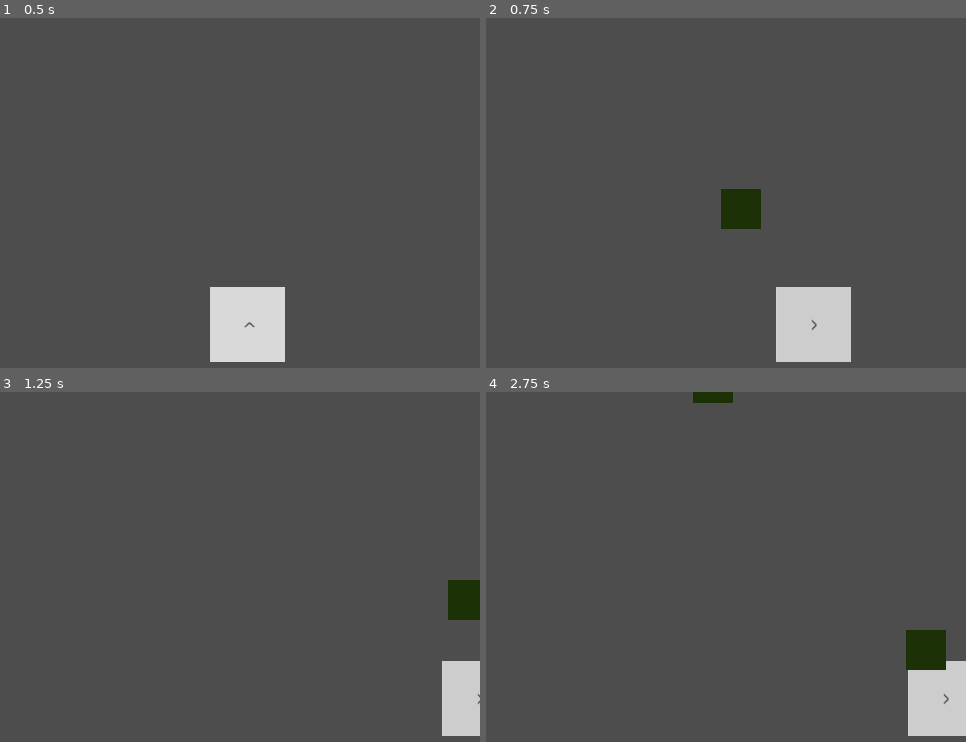
Above: before the commit, frames 1-4 (two rows, left to right).
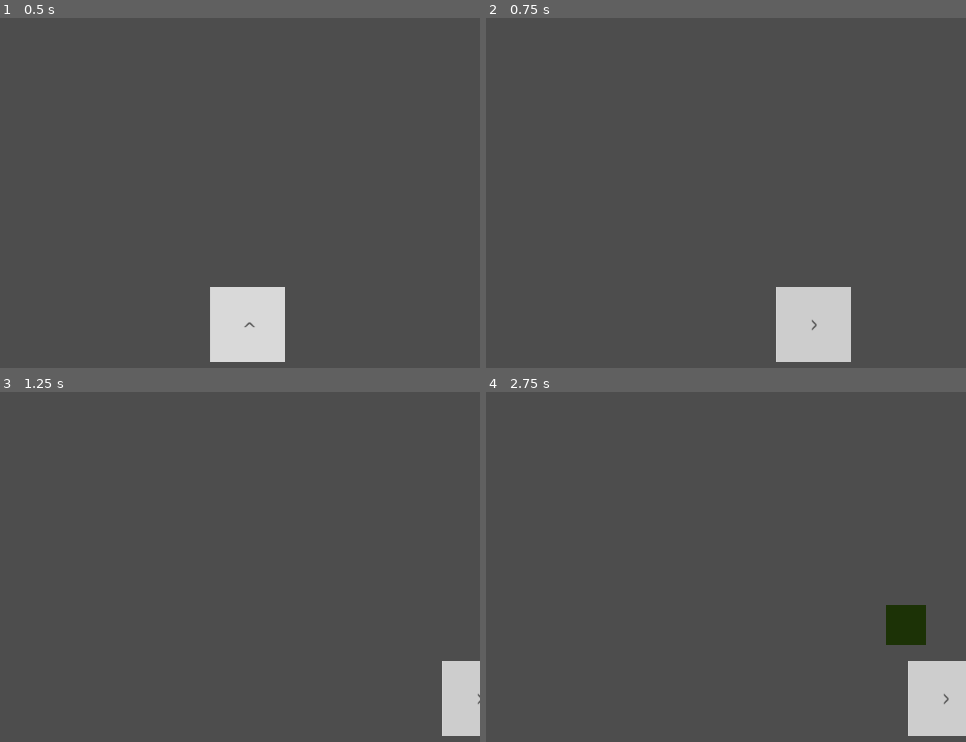
Above: after the commit, the same moments.

Repository: vieko/game-loose-goose
Game: Godot game, scene res://Scenes/Gameplay.tscn
Same seed, same stepped clock (60 frames per second), same inputs: the game is played once before the commit and once after it.
Inputs:
- Up to frame 1 (0.5 s): no input
- Up to frame 2 (0.75 s): tap Enter at 0.5 s; hold Right (move_right) from 0.53 s (still down); hold Up (poop) from 0.53 s (still down)
- Up to frame 3 (1.25 s): keep holding Right (move_right); keep holding Up (poop)
- Up to frame 4 (2.75 s): release Right (move_right) at 1.28 s; release Up (poop) at 1.28 s; hold Left (move_left) 1.28-2.03 s; tap Down (flip) at 1.35 s; tap Up (poop) at 1.55 s; hold Right (move_right) from 2.03 s (still down); hold Up (poop) from 2.03 s (still down)

Frame 1 is identical in both runs. In frame 2, 1.0% of the frame differs, in the area x 48-58%, y 48-61%; in frame 3, 0.8%; in frame 4, 1.8%, in the area x 43-96%, y 0-80%.

Commit message:
removes poop from world after it is out of sight

Diff:
--- a/Player/Player.gd
+++ b/Player/Player.gd
@@ -28,13 +28,14 @@
     animatedSprite.play("walk_up")
 
   # CHECK if shooting
-  # TODO CHECK if on shooting mode
-  if Input.is_action_pressed("poop") and poopDelayTimer.is_stopped():
+  if current_mode == Modes.POOP and Input.is_action_pressed("poop") and poopDelayTimer.is_stopped():
     poopDelayTimer.start(poopDelay)
     for child in poopingPositions.get_children():
       var poop := plPoop.instantiate()
       poop.global_position = child.global_position
       get_tree().current_scene.add_child(poop)
+  elif current_mode == Modes.WALK and Input.is_action_pressed("poop"):
+    print("Broose can't drop a deuce when walking!")
 
 # TIME SENSITIVE THINGS SHOULD GO HERE
 func _physics_process(delta):
--- a/Poop/Poop.gd
+++ b/Poop/Poop.gd
@@ -4,3 +4,6 @@
 
 func _physics_process(delta):
   position.y -= speed * delta
+
+func _on_visible_on_screen_notifier_2d_screen_exited():
+  queue_free()
--- a/Poop/Poop.tscn
+++ b/Poop/Poop.tscn
@@ -14,3 +14,8 @@
 
 [node name="CollisionShape2D" type="CollisionShape2D" parent="."]
 shape = SubResource("RectangleShape2D_xqo0o")
+
+[node name="VisibleOnScreenNotifier2D" type="VisibleOnScreenNotifier2D" parent="."]
+scale = Vector2(2, 2)
+
+[connection signal="screen_exited" from="VisibleOnScreenNotifier2D" to="." method="_on_visible_on_screen_notifier_2d_screen_exited"]
